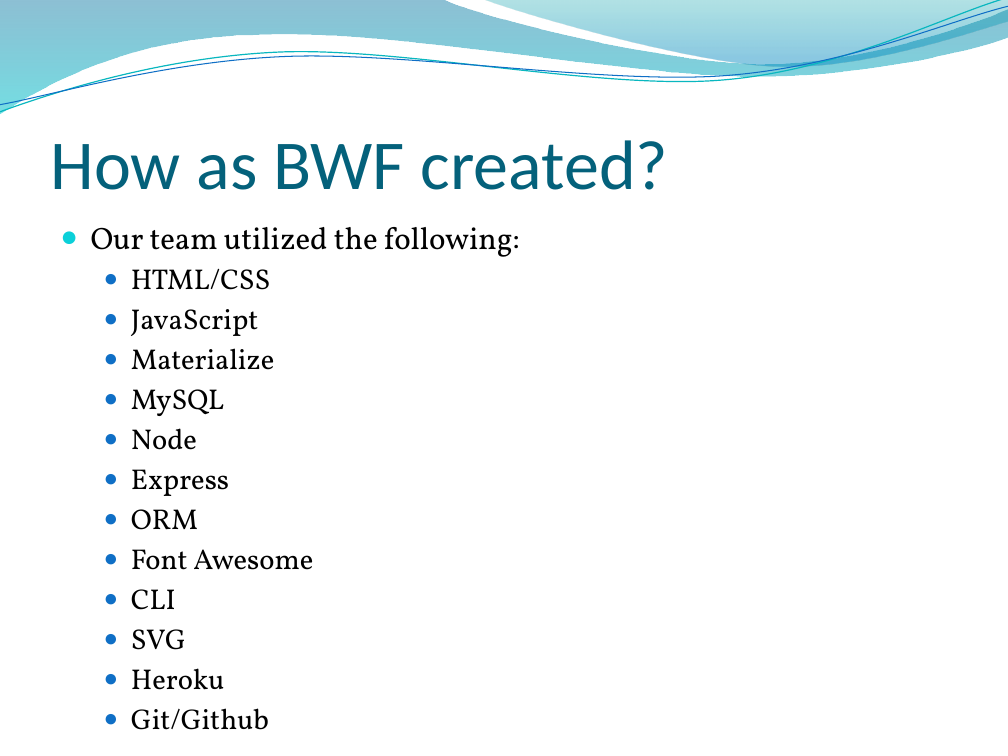
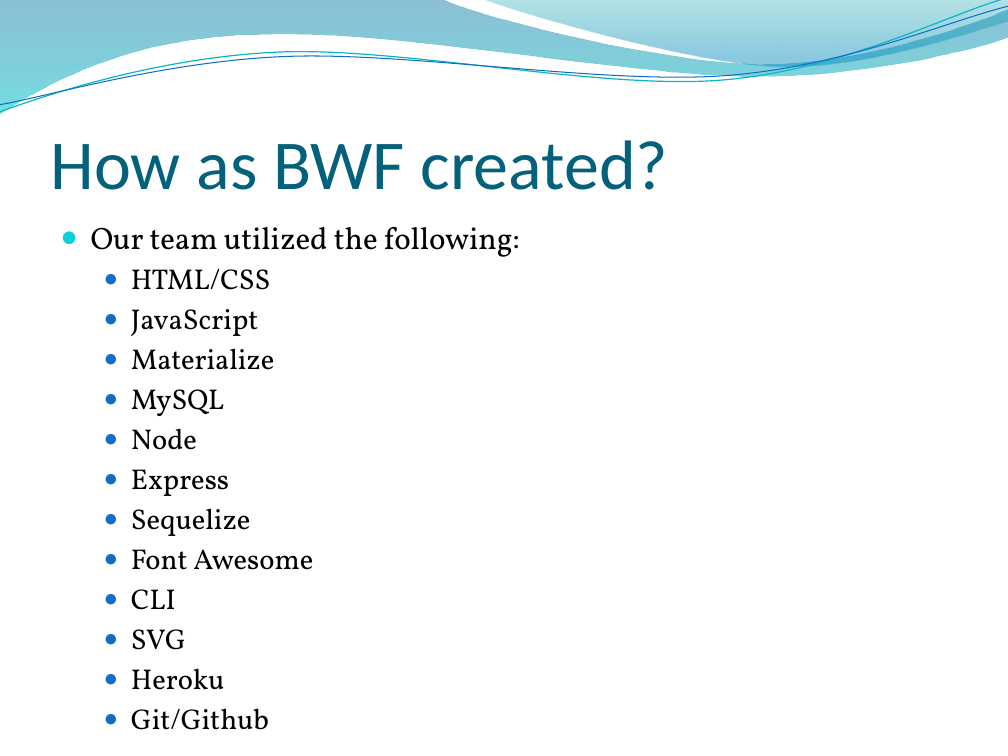
Before and after one commit to thomaschsu/bluewavefitness, a slide deck: slide 5 of Blue Wave Fitness.pptx. Drawn at 1008x756 pixels with LibreOffice and Linux fonts; fonts in the diff are those of the drawing; background and template pictures are left out. Boxes give left, top, right and bottom in pixels: in the first picture for what was removed or moved away, otherwise in the second. Text is boxed around its words. In the diff, an @@ line names an element or a change of style, - is before the commit and + after.

Commit message:
ppt update

```diff
--- a/Blue Wave Fitness.pptx
+++ b/Blue Wave Fitness.pptx
@@ text at <box>131,508,251,536</box>: text changed @@
-  ● ORM
+  ● Sequelize
```
